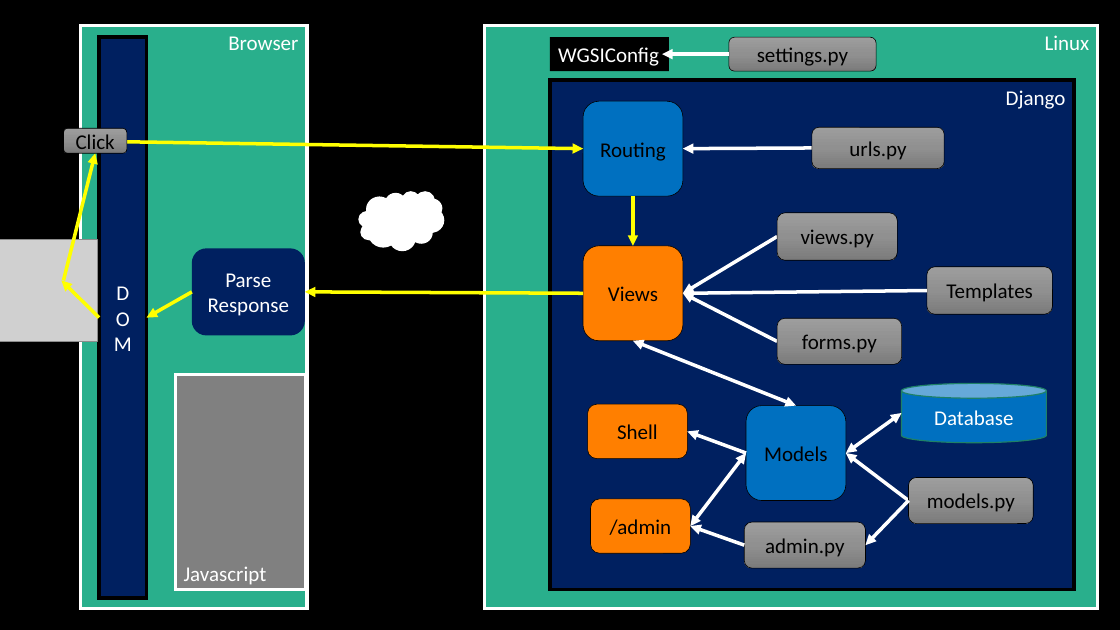
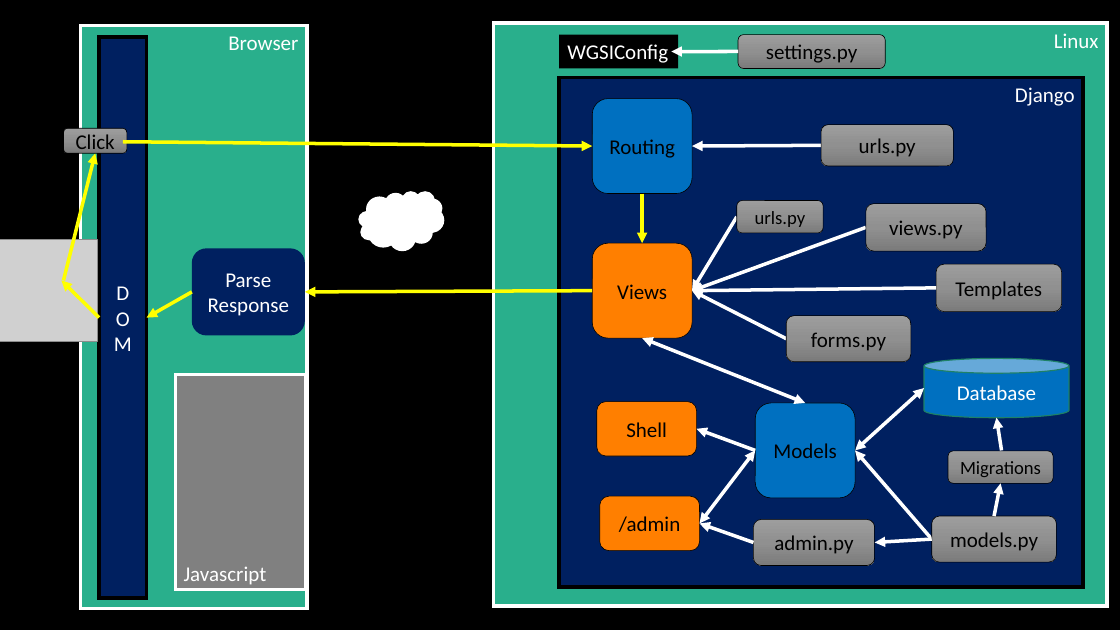
Before and after one commit to csev/dj4e, a slide deck: slide 1 of lectures/bigpicture.pptx. Drawn at 1120x630 pixels with LibreOffice and Linux fonts; fonts in the diff are those of the drawing; grey boxes stand for pictures. Boxes give left, top, right and bottom in pixels: in the first picture for what was removed or moved away, otherwise in the second. Text is boxed around its words. In the diff, an @@ line names an element or a change of style, - is before the commit and + after.

Commit message:
Updates

```diff
--- a/lectures/bigpicture.pptx
+++ b/lectures/bigpicture.pptx
@@ arrow moved from (123, 142) - (583, 149) to (123, 142) - (592, 146) @@
@@ 6 rounded rectangles, 6 arrows, 2 rectangles, 1 double arrow: place and size @@
-6 rounded rectangles, 6 arrows, 2 rectangles, 1 double arrow at [550, 37, 1075, 590]
+6 rounded rectangles, 6 arrows, 2 rectangles, 1 double arrow at [560, 34, 1084, 587]
@@ rounded rectangle added at [737, 201, 823, 234], fill gradient #9D9D9D to #909090 to #7C7C7C, outline #000000 0.5 pt, 16 pt, text #000000 @@
+urls.py
@@ rounded rectangle "views.py": place and size @@
-rounded rectangle "views.py" at [777, 213, 897, 260]
+rounded rectangle "views.py" at [866, 203, 986, 251]
@@ arrow moved from (777, 237) - (683, 293) to (737, 217) - (692, 291) @@
@@ arrow added from (866, 228) to (692, 291), #FFFFFF 3 pt @@
@@ arrow moved from (583, 293) - (305, 292) to (592, 291) - (305, 292) @@
@@ 4 rounded rectangles, 1 rectangle, 1 arrow, 1 double arrow: place and size @@
-4 rounded rectangles, 1 rectangle, 1 arrow, 1 double arrow at [485, 25, 1098, 608]
+4 rounded rectangles, 1 rectangle, 1 arrow, 1 double arrow at [494, 23, 1107, 606]
@@ cylinder "Database": place and size @@
-cylinder "Database" at [902, 383, 1046, 443]
+cylinder "Database" at [924, 359, 1069, 418]
@@ double arrow moved from (902, 413) - (846, 453) to (924, 388) - (855, 450) @@
@@ arrow added from (1002, 450) to (996, 418), #FFFFFF 3 pt @@
@@ arrow moved from (909, 501) - (846, 453) to (932, 539) - (855, 450) @@
@@ rounded rectangle added at [949, 451, 1054, 484], fill gradient #9D9D9D to #909090 to #7C7C7C, outline #000000 0.5 pt, 16 pt, text #000000 @@
+Migrations
@@ arrow added from (994, 516) to (1001, 483), #FFFFFF 3 pt @@
@@ arrow moved from (909, 501) - (865, 545) to (932, 539) - (875, 543) @@
@@ rounded rectangle "models.py": place and size @@
-rounded rectangle "models.py" at [909, 477, 1033, 523]
+rounded rectangle "models.py" at [932, 516, 1056, 562]
```
Also in this commit, not shown: 1 other slide changed.
